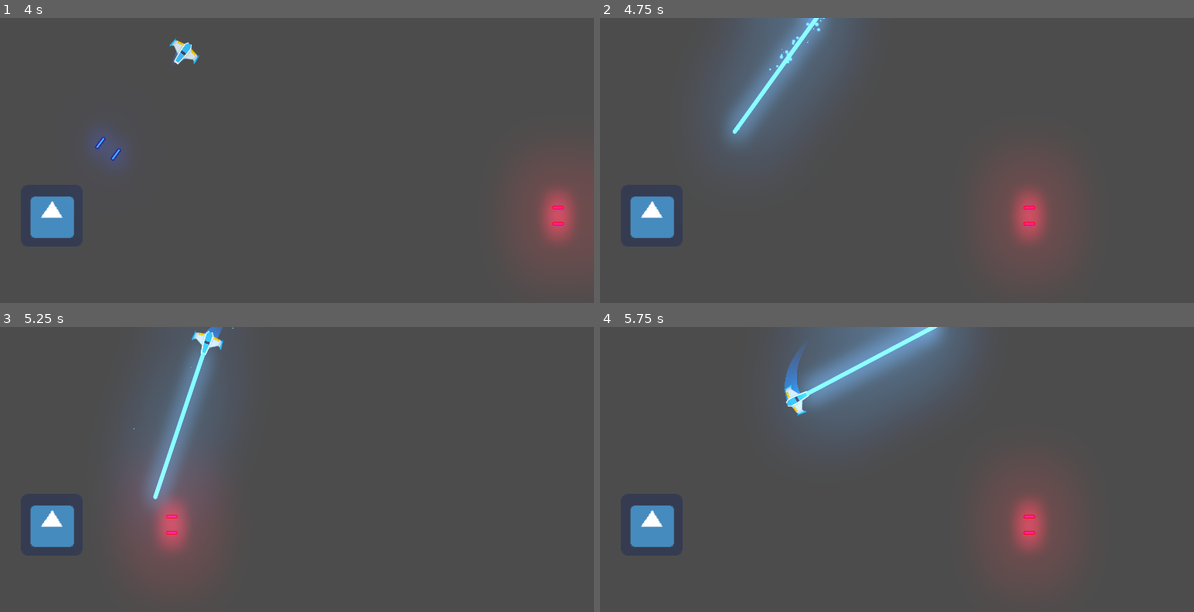
Above: before the commit, frames 1-4 (two rows, left to right).
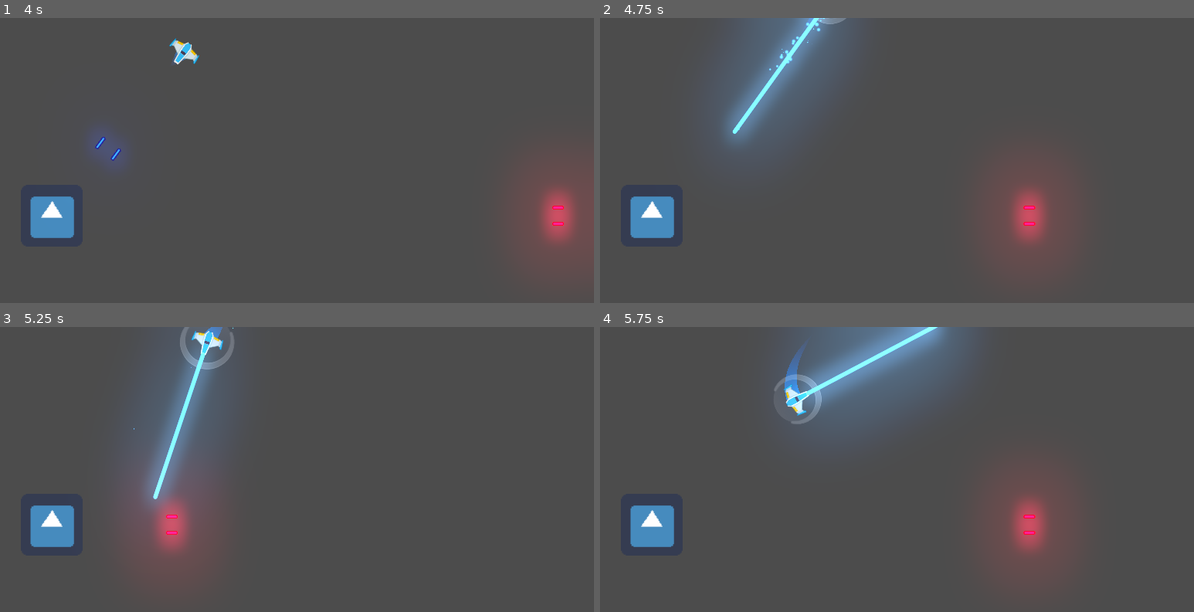
Above: after the commit, the same moments.

Repository: b4ngi/Meteoritos_Juego
Game: Godot game, scene res://Juego/Niveles/NivelTest.tscn
Two runs of this game, one before a commit and one after it. Both use one fixed random seed, a clock stepped at 60 frames per second and the inputs below. The engine's default icon, where the game draws it, is replaced by a stand-in: a white triangle on a blue panel in a dark square.
Inputs (mouse positions are in pixels of both pictures, inside the frame that each line leads up to):
- Up to frame 1 (4 s): move the mouse to (255, 260) at 0.52 s; hold Space (disparo_principal) 0.53-1.28 s; hold W (mover_adelante) 0.53-2.03 s; move the mouse to (469, 243) at 1.27 s; right-click (469, 243) at 1.35 s; move the mouse to (100, 140) at 2.02 s; hold A (rotar_antihorario) 2.03-2.78 s; hold S (mover_atras) from 2.03 s (still down); move the mouse to (314, 191) at 2.77 s; tap D (rotar_horario) at 2.85 s; move the mouse to (190, 103) at 3.52 s; hold Space (disparo_principal) from 3.53 s (still down)
- Up to frame 2 (4.75 s): tap Middle mouse button (escudo, bound only after the commit) at 4.15 s; move the mouse to (1021, 174) at 4.27 s; release S (mover_atras) at 4.28 s; release Space (disparo_principal) at 4.28 s; hold W (mover_adelante) from 4.28 s (still down); right-click (1021, 174) at 4.35 s
- Up to frame 3 (5.25 s): keep holding W (mover_adelante); move the mouse to (160, 517) at 5.02 s; hold A (rotar_antihorario) from 5.03 s (still down)
- Up to frame 4 (5.75 s): keep holding W (mover_adelante); keep holding A (rotar_antihorario)

Frame 1 is identical in both runs. In frame 2, less than 0.1% of the frame differs, in the area x 36-42%, y 0-3%; in frame 3, 0.3%, in the area x 30-40%, y 0-15%; in frame 4, 0.3%.

Commit message:
Escudo
- Activar y desactivar escudo
- SFX escudo
- Animaciones del escudo

Diff:
--- /dev/null
+++ b/Juego/Naves/Player/Escudo/Escudo.gd
@@ -0,0 +1,46 @@
+# Escudo.gd
+class_name Escudo
+extends Area2D
+
+var esta_activado: bool = false setget ,get_esta_activado
+
+export var energia: float = 8.0
+export var radio_desgaste: float = -1.6
+
+# Setters y Getters
+func get_esta_activado() -> bool:
+	return esta_activado
+
+# Metodos
+func _ready() -> void:
+	set_process(false)
+	controlar_colisionador(true)
+
+func _process(delta: float) -> void:
+	energia += radio_desgaste * delta
+
+	if energia <= 0.0:
+		desactivar()
+
+# Metodos custom
+func controlar_colisionador(esta_desactivado: bool) -> void:
+	$CollisionShape2D.set_deferred("disabled", esta_desactivado)
+
+func activar() -> void:
+	if energia <= 0.0:
+		return
+	esta_activado = true
+	controlar_colisionador(false)
+	$AnimationPlayer.play("activando")
+
+func desactivar() -> void:
+	set_process(false)
+	esta_activado = false
+	controlar_colisionador(true)
+	$AnimationPlayer.play_backwards("activando")
+
+# Seniales internas
+func _on_AnimationPlayer_animation_finished(anim_name: String):
+	if anim_name == "activando" and esta_activado:
+		$AnimationPlayer.play("activado")
+		set_process(true)
--- /dev/null
+++ b/Juego/Naves/Player/Escudo/Escudo.tscn
@@ -0,0 +1,167 @@
+[gd_scene load_steps=10 format=2]
+
+[ext_resource path="res://Juego/Naves/Player/Escudo/SpriteAbriendo1.png" type="Texture" id=1]
+[ext_resource path="res://Juego/Naves/Player/Escudo/SpriteAbriendo2.png" type="Texture" id=2]
+[ext_resource path="res://Juego/Naves/Player/Escudo/SpriteCompleto.png" type="Texture" id=3]
+[ext_resource path="res://Juego/Naves/Player/Escudo/audio_escudo.ogg" type="AudioStream" id=4]
+[ext_resource path="res://Juego/Naves/Player/Escudo/Escudo.gd" type="Script" id=5]
+
+[sub_resource type="CircleShape2D" id=1]
+radius = 92.0054
+
+[sub_resource type="Animation" id=4]
+resource_name = "activado"
+loop = true
+tracks/0/type = "value"
+tracks/0/path = NodePath("SpriteCompleto:visible")
+tracks/0/interp = 1
+tracks/0/loop_wrap = true
+tracks/0/imported = false
+tracks/0/enabled = true
+tracks/0/keys = {
+"times": PoolRealArray( 0, 1 ),
+"transitions": PoolRealArray( 1, 1 ),
+"update": 1,
+"values": [ true, true ]
+}
+tracks/1/type = "value"
+tracks/1/path = NodePath("SpriteCompleto:scale")
+tracks/1/interp = 1
+tracks/1/loop_wrap = true
+tracks/1/imported = false
+tracks/1/enabled = true
+tracks/1/keys = {
+"times": PoolRealArray( 0, 0.2, 0.4, 0.6, 0.8, 1 ),
+"transitions": PoolRealArray( 1, 1, 1, 1, 1, 1 ),
+"update": 0,
+"values": [ Vector2( 1, 1 ), Vector2( 1.2, 1.2 ), Vector2( 1, 1 ), Vector2( 1.2, 1.2 ), Vector2( 1, 1 ), Vector2( 1.2, 1.2 ) ]
+}
+tracks/2/type = "value"
+tracks/2/path = NodePath("EscudoSFX:playing")
+tracks/2/interp = 1
+tracks/2/loop_wrap = true
+tracks/2/imported = false
+tracks/2/enabled = true
+tracks/2/keys = {
+"times": PoolRealArray( 0 ),
+"transitions": PoolRealArray( 1 ),
+"update": 1,
+"values": [ true ]
+}
+
+[sub_resource type="Animation" id=3]
+resource_name = "activando"
+length = 0.5
+tracks/0/type = "value"
+tracks/0/path = NodePath("SpriteCompleto:visible")
+tracks/0/interp = 1
+tracks/0/loop_wrap = true
+tracks/0/imported = false
+tracks/0/enabled = true
+tracks/0/keys = {
+"times": PoolRealArray( 0, 0.5 ),
+"transitions": PoolRealArray( 1, 1 ),
+"update": 1,
+"values": [ false, true ]
+}
+tracks/1/type = "value"
+tracks/1/path = NodePath("SpriteCompleto:scale")
+tracks/1/interp = 1
+tracks/1/loop_wrap = true
+tracks/1/imported = false
+tracks/1/enabled = true
+tracks/1/keys = {
+"times": PoolRealArray( 0, 0.5 ),
+"transitions": PoolRealArray( 1, 1 ),
+"update": 0,
+"values": [ Vector2( 1, 1 ), Vector2( 1, 1 ) ]
+}
+tracks/2/type = "value"
+tracks/2/path = NodePath("SpriteAbriendo1:visible")
+tracks/2/interp = 1
+tracks/2/loop_wrap = true
+tracks/2/imported = false
+tracks/2/enabled = true
+tracks/2/keys = {
+"times": PoolRealArray( 0, 0.3, 0.5 ),
+"transitions": PoolRealArray( 1, 1, 1 ),
+"update": 1,
+"values": [ false, true, false ]
+}
+tracks/3/type = "value"
+tracks/3/path = NodePath("SpriteAbriendo1:scale")
+tracks/3/interp = 1
+tracks/3/loop_wrap = true
+tracks/3/imported = false
+tracks/3/enabled = true
+tracks/3/keys = {
+"times": PoolRealArray( 0, 0.3, 0.5 ),
+"transitions": PoolRealArray( 1, 1, 1 ),
+"update": 0,
+"values": [ Vector2( 1, 1 ), Vector2( 0.8, 0.8 ), Vector2( 1, 1 ) ]
+}
+tracks/4/type = "value"
+tracks/4/path = NodePath("SpriteAbriendo2:visible")
+tracks/4/interp = 1
+tracks/4/loop_wrap = true
+tracks/4/imported = false
+tracks/4/enabled = true
+tracks/4/keys = {
+"times": PoolRealArray( 0, 0.3, 0.5 ),
+"transitions": PoolRealArray( 1, 1, 1 ),
+"update": 1,
+"values": [ true, false, false ]
+}
+tracks/5/type = "value"
+tracks/5/path = NodePath("SpriteAbriendo2:scale")
+tracks/5/interp = 1
+tracks/5/loop_wrap = true
+tracks/5/imported = false
+tracks/5/enabled = true
+tracks/5/keys = {
+"times": PoolRealArray( 0, 0.3, 0.5 ),
+"transitions": PoolRealArray( 1, 1, 1 ),
+"update": 0,
+"values": [ Vector2( 0, 0 ), Vector2( 0.6, 0.6 ), Vector2( 1, 1 ) ]
+}
+
+[sub_resource type="Animation" id=2]
+resource_name = "default"
+length = 0.001
+
+[node name="Escudo" type="Area2D"]
+collision_layer = 0
+collision_mask = 16
+script = ExtResource( 5 )
+
+[node name="CollisionShape2D" type="CollisionShape2D" parent="."]
+shape = SubResource( 1 )
+
+[node name="SpriteCompleto" type="Sprite" parent="."]
+visible = false
+rotation = 1.5708
+texture = ExtResource( 3 )
+
+[node name="SpriteAbriendo1" type="Sprite" parent="."]
+visible = false
+rotation = 1.5708
+texture = ExtResource( 1 )
+
+[node name="SpriteAbriendo2" type="Sprite" parent="."]
+visible = false
+rotation = 1.5708
+scale = Vector2( 1e-05, 1e-05 )
+texture = ExtResource( 2 )
+
+[node name="AnimationPlayer" type="AnimationPlayer" parent="."]
+autoplay = "default"
+anims/activado = SubResource( 4 )
+anims/activando = SubResource( 3 )
+anims/default = SubResource( 2 )
+
+[node name="EscudoSFX" type="AudioStreamPlayer2D" parent="."]
+stream = ExtResource( 4 )
+volume_db = -12.0
+bus = "SFX"
+
+[connection signal="animation_finished" from="AnimationPlayer" to="." method="_on_AnimationPlayer_animation_finished"]
--- a/Juego/Naves/Player/Player.gd
+++ b/Juego/Naves/Player/Player.gd
@@ -23,6 +23,7 @@
 onready var motor_sfx: Motor = $MotorSFX
 onready var impacto_sfx: AudioStreamPlayer2D = $ImpactoSFX
 onready var colisionador: CollisionShape2D = $CollisionShape2D
+onready var escudo: Escudo = $Escudo
 
 # Metodos
 func _ready() -> void:
@@ -56,6 +57,10 @@
 
 	if (event.is_action_released("mover_adelante") or event.is_action_released("mover_atras")):
 		motor_sfx.sonido_off()
+
+	# Control Escudo
+	if event.is_action_pressed("escudo") and not escudo.get_esta_activado():
+		escudo.activar()
 
 func destruir() -> void:
 	controlador_estados(ESTADO.MUERTO)
--- a/Juego/Naves/Player/Player.tscn
+++ b/Juego/Naves/Player/Player.tscn
@@ -8,6 +8,7 @@
 [ext_resource path="res://Juego/Naves/Player/Estela/Trail2D.tscn" type="PackedScene" id=6]
 [ext_resource path="res://Juego/Naves/Player/Motor/MotorSFX.tscn" type="PackedScene" id=7]
 [ext_resource path="res://Juego/Naves/Player/audio_impacto.ogg" type="AudioStream" id=8]
+[ext_resource path="res://Juego/Naves/Player/Escudo/Escudo.tscn" type="PackedScene" id=9]
 
 [sub_resource type="CircleShape2D" id=1]
 radius = 35.5477
@@ -80,6 +81,8 @@
 stream = ExtResource( 8 )
 bus = "SFX"
 
+[node name="Escudo" parent="." instance=ExtResource( 9 )]
+
 [connection signal="animation_finished" from="AnimationPlayer" to="." method="_on_AnimationPlayer_animation_finished"]
 
 [editable path="Canion"]
--- a/project.godot
+++ b/project.godot
@@ -13,6 +13,11 @@
 "class": "Canion",
 "language": "GDScript",
 "path": "res://Juego/Proyectiles/Canion.gd"
+}, {
+"base": "Area2D",
+"class": "Escudo",
+"language": "GDScript",
+"path": "res://Juego/Naves/Player/Escudo/Escudo.gd"
 }, {
 "base": "Line2D",
 "class": "Estela",
@@ -46,6 +51,7 @@
 } ]
 _global_script_class_icons={
 "Canion": "",
+"Escudo": "",
 "Estela": "",
 "Motor": "",
 "Nivel": "",
@@ -112,6 +118,11 @@
 "events": [ Object(InputEventMouseButton,"resource_local_to_scene":false,"resource_name":"","device":0,"alt":false,"shi …(212 unchanged characters)…
  ]
 }
+escudo={
+"deadzone": 0.5,
+"events": [ Object(InputEventMouseButton,"resource_local_to_scene":false,"resource_name":"","device":0,"alt":false,"shift":false,"control":false,"meta":false,"command":false,"button_mask":0,"position":Vector2( 0, 0 ),"global_position":Vector2( 0, 0 ),"factor":1.0,"button_index":3,"pressed":false,"doubleclick":false,"script":null)
+ ]
+}
 
 [layer_names]
 
Binary file added: Juego/Naves/Player/Escudo/SpriteAbriendo1.png
Not shown, added: Juego/Naves/Player/Escudo/SpriteAbriendo1.png.import
Binary file added: Juego/Naves/Player/Escudo/SpriteAbriendo2.png
Not shown, added: Juego/Naves/Player/Escudo/SpriteAbriendo2.png.import
Binary file added: Juego/Naves/Player/Escudo/SpriteCompleto.png
Not shown, added: Juego/Naves/Player/Escudo/SpriteCompleto.png.import
Not shown, added: Juego/Naves/Player/Escudo/audio_escudo.ogg.import
Not shown: 1 places in Juego/Naves/Player/Player.tscn that only renumber resources
Not shown, added: Juego/Naves/Player/Escudo/audio_escudo.ogg
